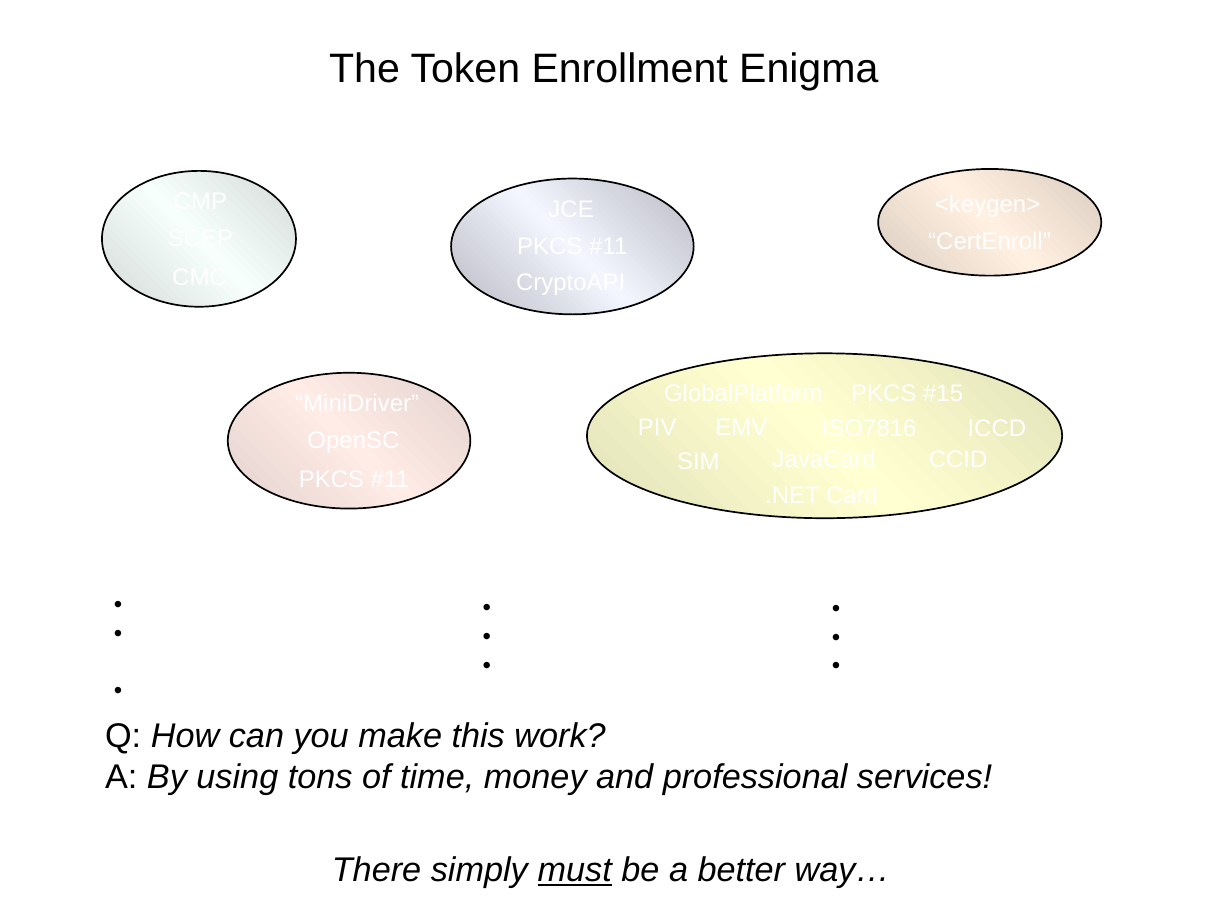
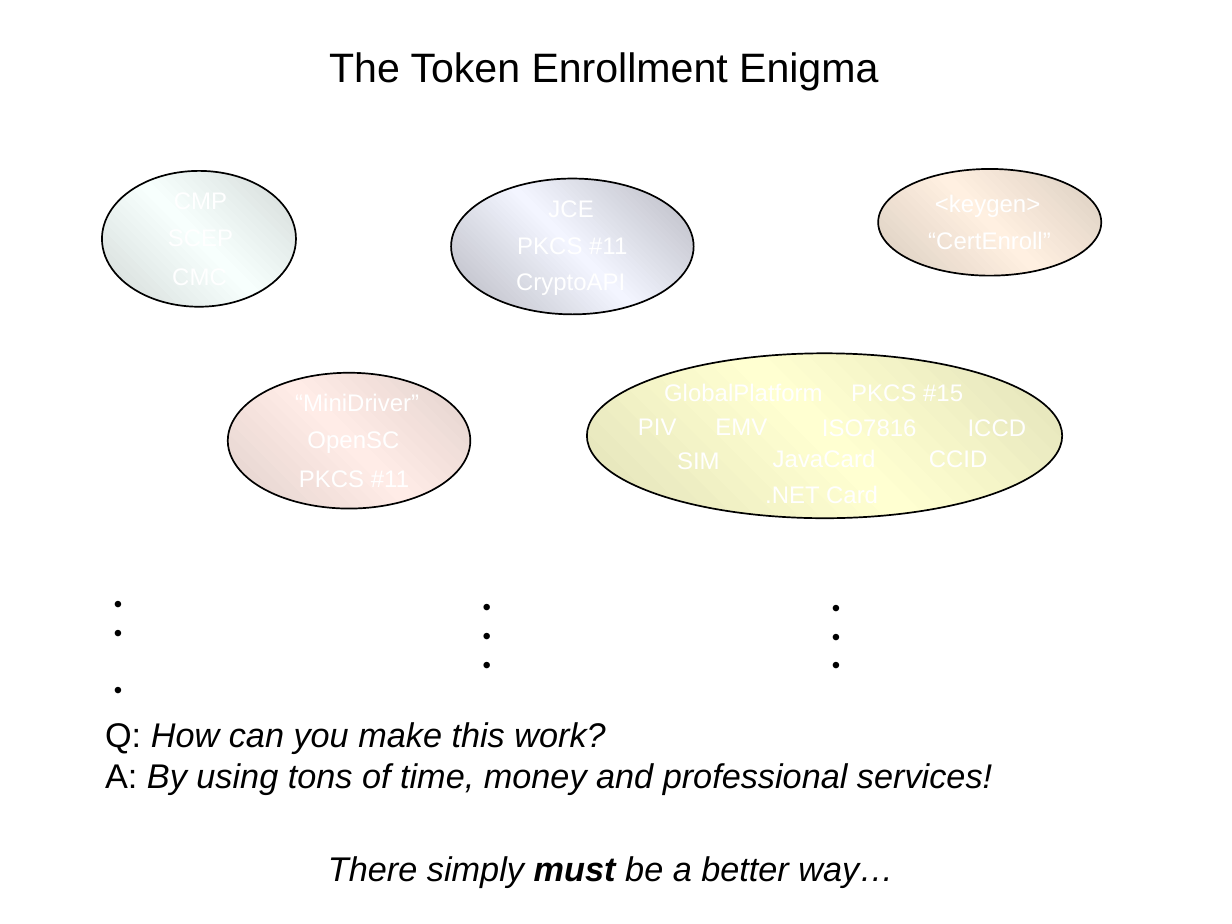
Before and after one commit to cyberphone/openkeystore.old, a slide deck: slide 2 of trunk/resources/docs/sks-keygen2-exec-level-presentation.ppt. Drawn at 1232x924 pixels with LibreOffice and Linux fonts; fonts in the diff are those of the drawing. Boxes give left, top, right and bottom in pixels: in the first picture for what was removed or moved away, otherwise in the second. Text is boxed around its words. In the diff, an @@ line names an element or a change of style, - is before the commit and + after.

```diff
--- a/trunk/resources/docs/sks-keygen2-exec-level-presentation.ppt
+++ b/trunk/resources/docs/sks-keygen2-exec-level-presentation.ppt
@@ text "There simply must be a ..." at [328, 856, 893, 887]: bold on, underline off in "must" @@
```
Also in this commit, not shown: 3 other slides changed, 1 other file.
